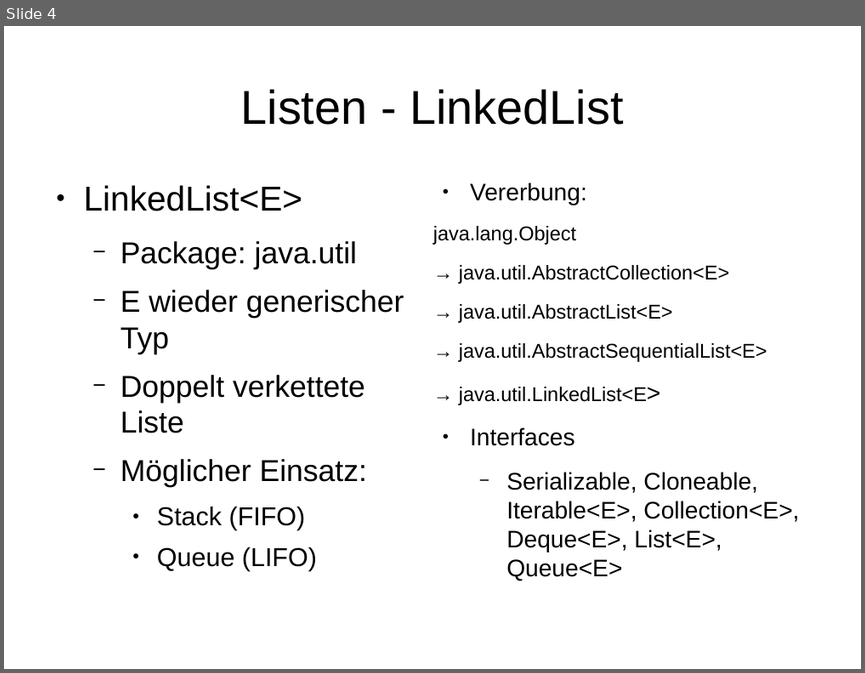
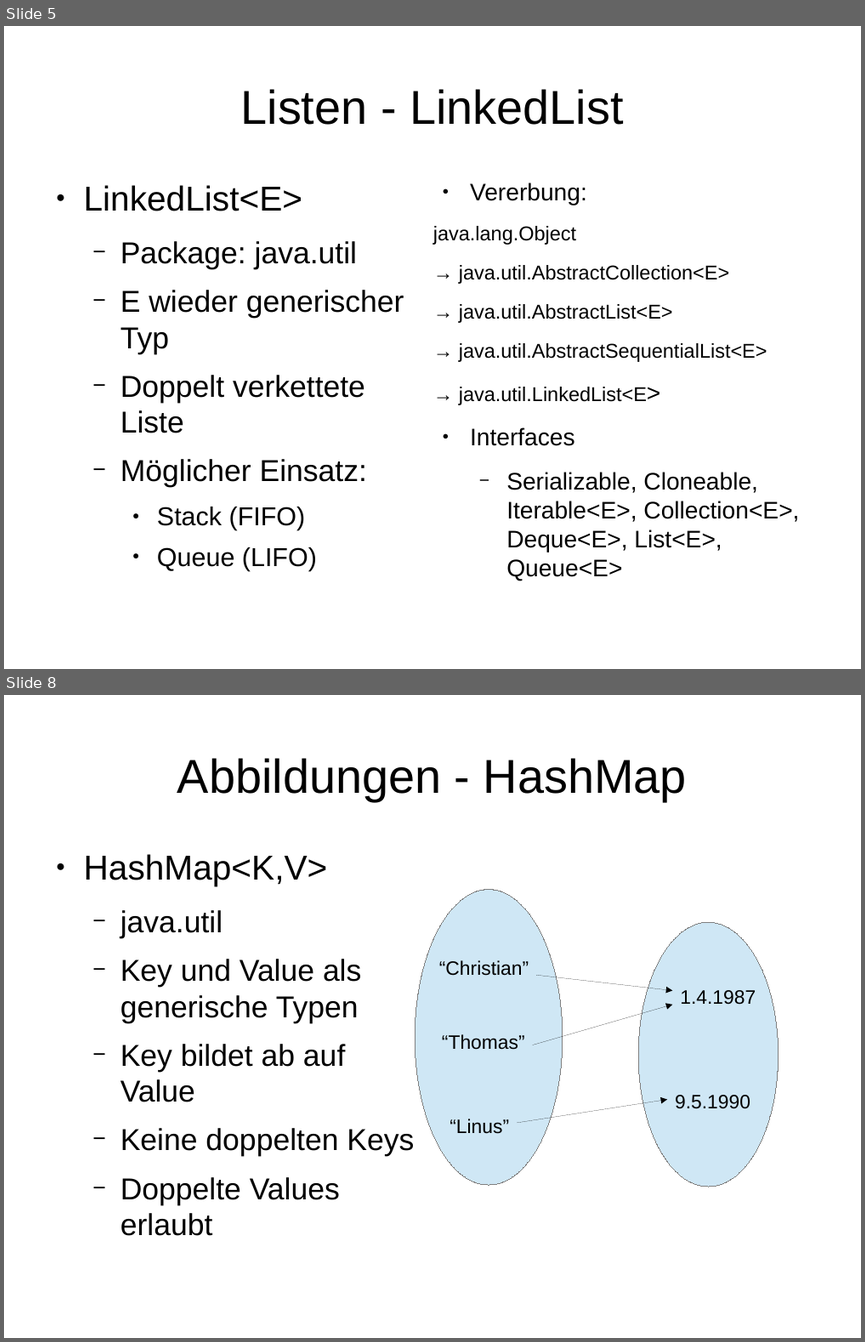
Before and after one commit to gormed/tutorium, a slide deck: Java_Documentation_Slides.odp. Shown one above the other, each under a label of ours: slide 4 before the commit, slides 5 and 8 after it; the slides between them are not shown. The pictures are 865x673 and 865x1342 pixels, drawn with LibreOffice and Linux fonts; fonts in the diff are those of the drawing. Boxes give left, top, right and bottom in pixels: in the first picture for what was removed or moved away, otherwise in the second. Text is boxed around its words. In the diff, an @@ line names an element or a change of style, - is before the commit and + after.

```diff
--- a/Java_Documentation_Slides.odp
+++ b/Java_Documentation_Slides.odp
@@ slide 8 added at (4, 695, 861, 1338), background #FFFFFF @@
@@ title added at (177, 758, 687, 801), 44 pt, text #000000 @@
+Abbildungen - HashMap
@@ text added at (84, 854, 414, 1205), 28 pt, text #000000 @@
+● HashMap<K,V>
+  − java.util
+  − Key und Value als generische Typen
+  − Key bildet ab auf Value
+  − Keine doppelten Keys
+  − Doppelte Values erlaubt
@@ ellipse added at (415, 890, 562, 1185), fill #CFE7F5, outline #808080 0 pt @@
@@ ellipse added at (638, 922, 778, 1186), fill #CFE7F5, outline #808080 0 pt @@
@@ text added at (439, 960, 528, 975), 18 pt, text #000000 @@
+“Christian”
@@ arrow added from (537, 975) to (673, 991), #000000 0 pt @@
@@ text added at (680, 990, 755, 1004), 18 pt, text #000000 @@
+1.4.1987
@@ arrow added from (533, 1045) to (673, 1004), #000000 0 pt @@
@@ text added at (442, 1034, 525, 1049), 18 pt, text #000000 @@
+“Thomas”
@@ arrow added from (517, 1123) to (667, 1100), #000000 0 pt @@
@@ text added at (675, 1095, 750, 1109), 18 pt, text #000000 @@
+9.5.1990
@@ text added at (449, 1118, 509, 1134), 18 pt, text #000000 @@
+“Linus”
@@ what was slide 4 is now slide 5 @@
```
Also in this commit, not shown: 1 slide changed, 9 other slides added, 1 slide removed, 2 other files.
